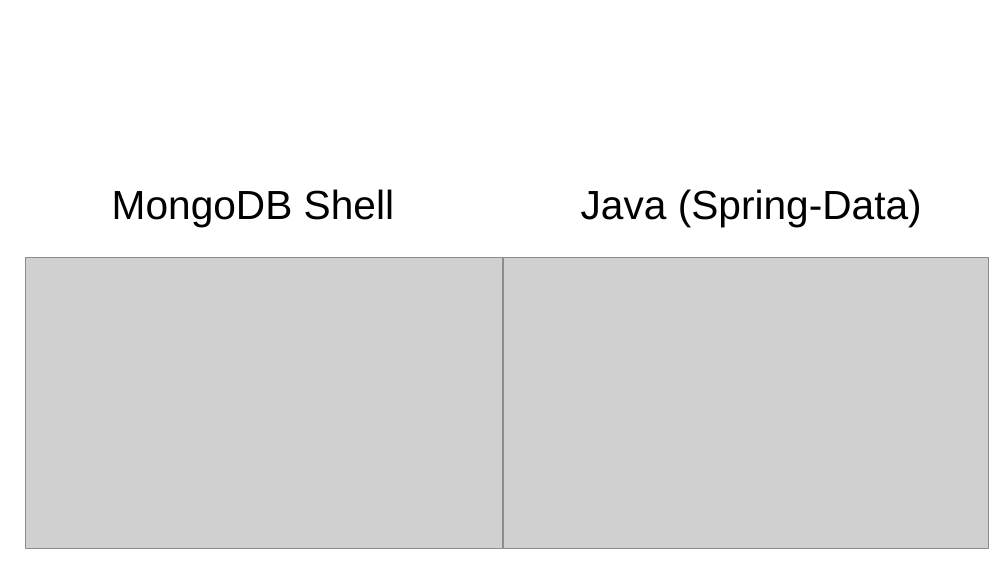
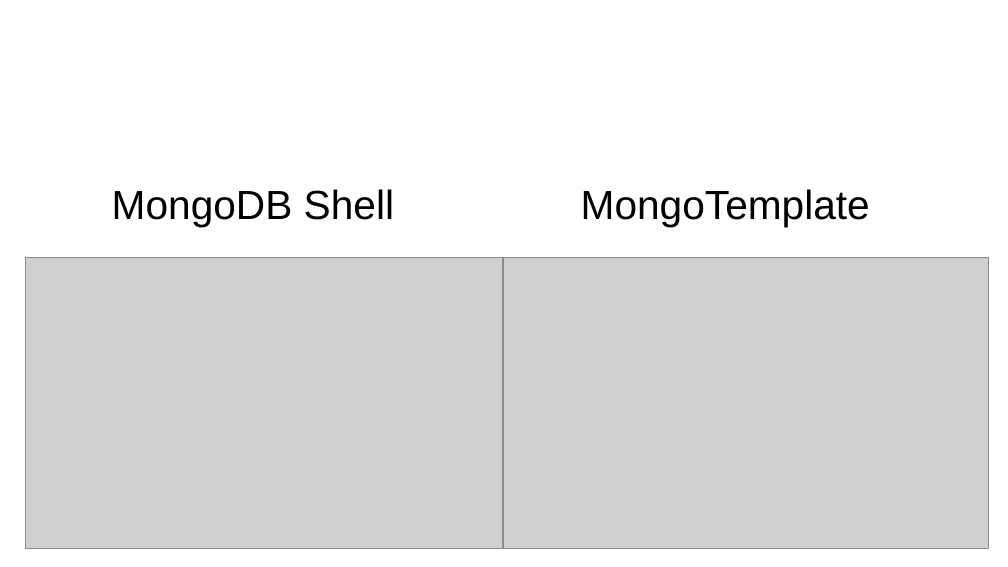
Before and after one commit to sanderk-jdriven/nosql-mongodb, a slide deck: slide 11 of presentation/presentation.pptx (slide 13 before the commit). Drawn at 1008x567 pixels with LibreOffice and Linux fonts; fonts in the diff are those of the drawing; grey boxes stand for pictures; background and template pictures are left out. Boxes give left, top, right and bottom in pixels: in the first picture for what was removed or moved away, otherwise in the second. Text is boxed around its words. In the diff, an @@ line names an element or a change of style, - is before the commit and + after.

```diff
--- a/presentation/presentation.pptx
+++ b/presentation/presentation.pptx
@@ text at (x1=581, y1=189, x2=870, y2=227): text changed @@
-Java (Spring-Data)
+MongoTemplate
```
Also in this commit, not shown: 15 slides added, 3 slides removed, 1 other file.
